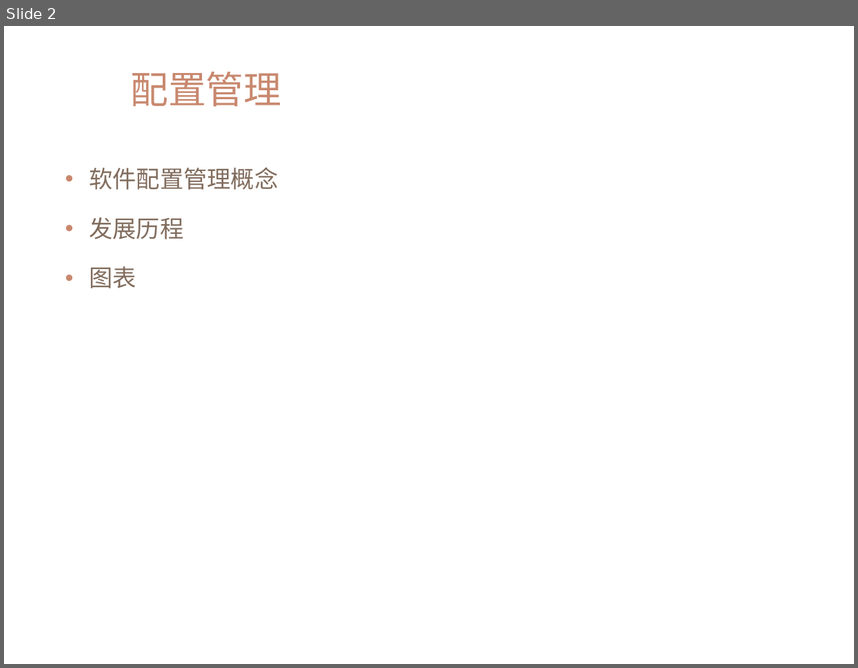
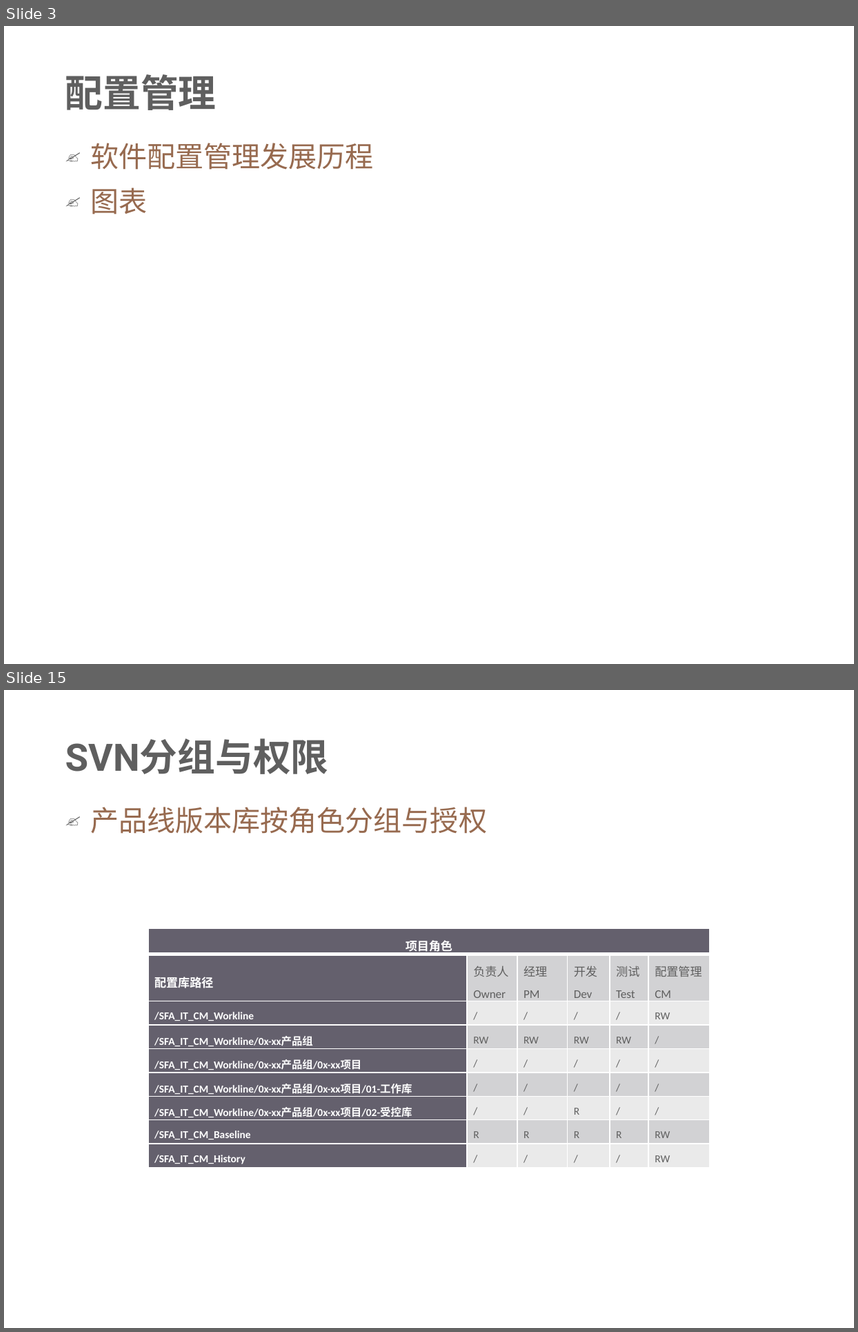
Before and after one commit to xianmomo/demo, a slide deck: 新员工入职指引/配置管理规范及要求.pptx. Shown one above the other, each under a label of ours: slide 2 before the commit, slides 3 and 15 after it; the slides between them are not shown. The pictures are 858x668 and 858x1332 pixels, drawn with LibreOffice and Linux fonts; fonts in the diff are those of the drawing; background and template pictures are left out. Boxes give left, top, right and bottom in pixels: in the first picture for what was removed or moved away, otherwise in the second. Text is boxed around its words. In the diff, an @@ line names an element or a change of style, - is before the commit and + after.

```diff
--- a/新员工入职指引/配置管理规范及要求.pptx
+++ b/新员工入职指引/配置管理规范及要求.pptx
@@ slide 15 added at (x1=4, y1=690, x2=854, y2=1328), background #FFFFFF; not listed: 1 template element that a slide beside it also shows @@
@@ title added at (x1=65, y1=738, x2=329, y2=774), 32 pt, text #5F5F5F, bold @@
+SVN分组与权限
@@ text added at (x1=90, y1=807, x2=487, y2=834), 24 pt, text #976A4F @@
+✍ 产品线版本库按角色分组与授权
@@ table added at (x1=148, y1=929, x2=711, y2=1167), 9 rows, 6 columns @@
+项目角色 |  |  |  |  | 
+配置库路径 | 负责人 Owner | 经理 PM | 开发 Dev | 测试 Test | 配置管理 CM
+/SFA_IT_CM_Workline | / | / | / | / | RW
+/SFA_IT_CM_Workline/0x-xx产品组 | RW | RW | RW | RW | /
+/SFA_IT_CM_Workline/0x-xx产品组/0x-xx项目 | / | / | / | / | /
+/SFA_IT_CM_Workline/0x-xx产品组/0x-xx项目/01-工作库 | / | / | / | / | /
+/SFA_IT_CM_Workline/0x-xx产品组/0x-xx项目/02-受控库 | / | / | R | / | /
+/SFA_IT_CM_Baseline | R | R | R | R | RW
+/SFA_IT_CM_History | / | / | / | / | RW
@@ what was slide 2 is now slide 3 @@
@@ slide 3 changed as well @@
@@ rectangle added at (x1=4, y1=26, x2=466, y2=664), fill #FFFFFF at 92% opacity @@
@@ title "配置管理" moved from (x1=130, y1=72, x2=281, y2=107) to (x1=65, y1=74, x2=217, y2=110) @@
@@ title "配置管理" at (x1=65, y1=74, x2=217, y2=110): font Arial to Roboto, text colour #C8886E to #5F5F5F, bold on; line spacing 1 to 0.9; vertical alignment middle to bottom @@
@@ text "软件配置管理发展历程" moved from (x1=89, y1=167, x2=278, y2=288) to (x1=90, y1=143, x2=374, y2=214) @@
@@ text at (x1=90, y1=143, x2=374, y2=170): text changed; size 20 to 24 pt; font Arial to Calibri; text colour #816C5D to #976A4F @@
-• 软件配置管理概念
-• 发展历程
+✍ 软件配置管理发展历程
@@ text at (x1=90, y1=187, x2=147, y2=214): size 20 to 24 pt, font Arial to Calibri, text colour #816C5D to #976A4F in "图表"; bullet • to ✍; line spacing 1 to 0.9; less space between paragraphs; bullet colour #C8886E to #5F5F5F @@
```
Also in this commit, not shown: 10 other slides changed, 10 other slides added, 3 slides removed.
